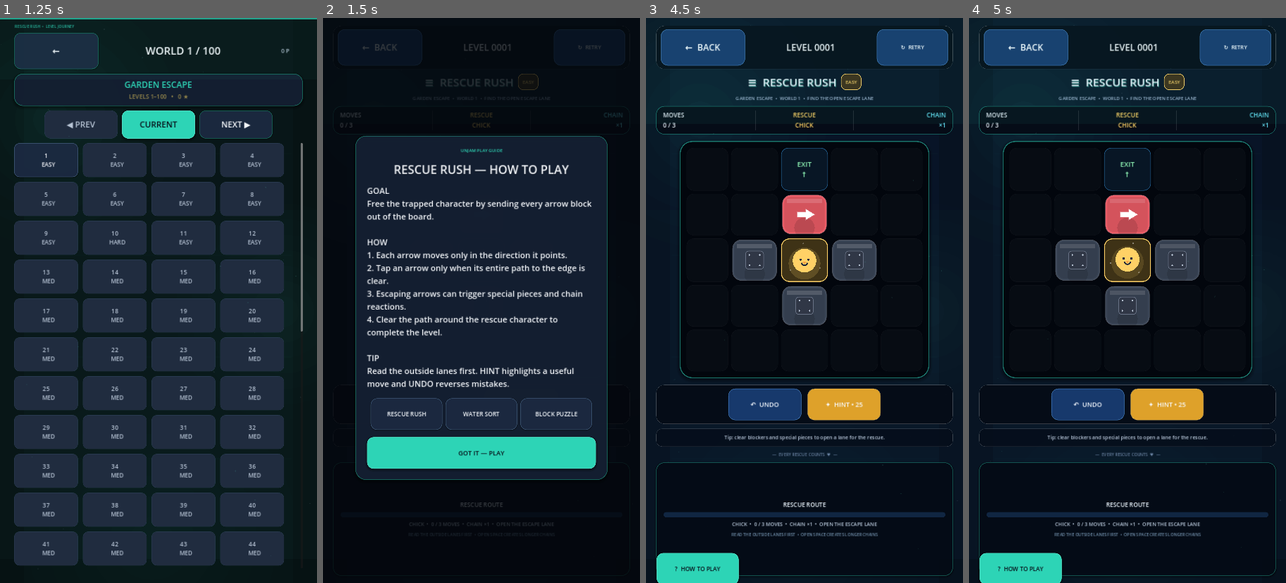
Above: before the commit, frames 1-4 (left to right).
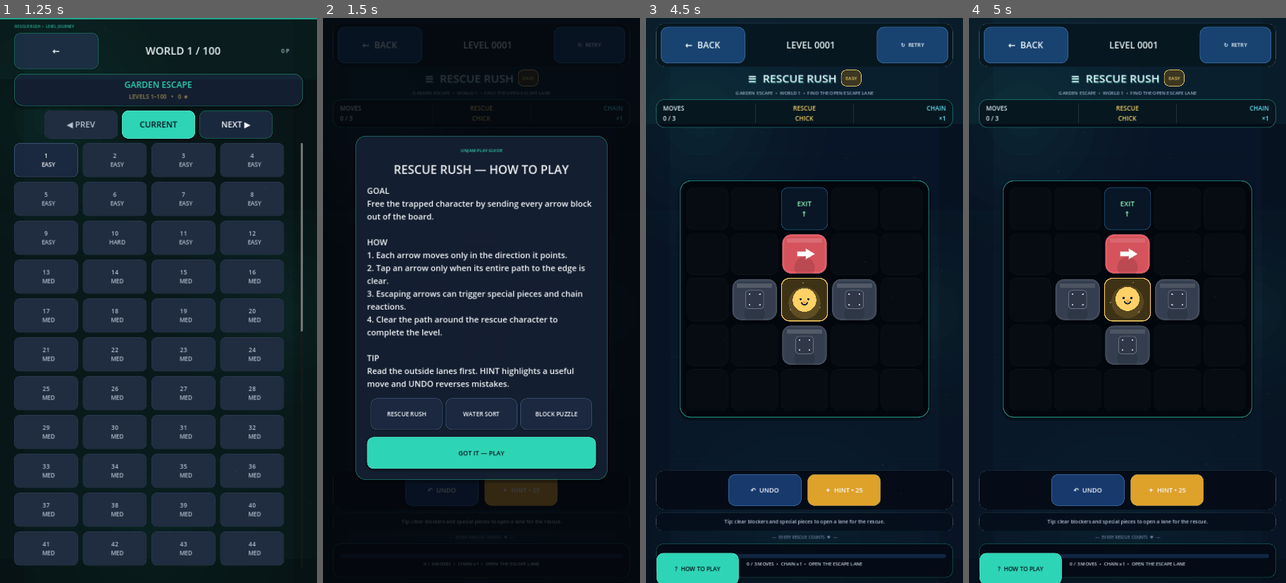
Above: after the commit, the same moments.

Repository: eghosa001/unjam
Game: Godot game, scene res://scenes/Main.tscn
Same seed, same stepped clock (60 frames per second), same inputs: the game is played once before the commit and once after it.
Inputs:
- Up to frame 1 (1.25 s): click "PLAY NOW • LEVEL 1" at 0.5 s
- Up to frame 2 (1.5 s): click "1 EASY" at 1.25 s
- Up to frame 3 (4.5 s): click "↻ RETRY" at 2 s; click "↻ RETRY" at 2.75 s; click "↻ RETRY" at 3.5 s; click "GOT IT — PLAY" at 4.25 s
- Up to frame 4 (5 s): no input

Frame 1 is identical in both runs. In frame 2, 1.7% of the frame differs, in the area x 4-96%, y 1-97%; in frame 3, 23%, in the area x 3-97%, y 1-100%; in frame 4, 23%.

Commit message:
feat: give Rescue Rush the screen to the puzzle

Diff:
--- a/scripts/ui/rescue_layout_polish.gd
+++ b/scripts/ui/rescue_layout_polish.gd
@@ -1,4 +1,6 @@
 extends Node
+
+# GAME_FIRST_RESCUE
 
 var live_label: Label
 var route_bar: ProgressBar
@@ -22,20 +24,20 @@
 	var root_box: VBoxContainer = _find_primary_vbox(game)
 	if root_box != null:
 		root_box.alignment = BoxContainer.ALIGNMENT_BEGIN
-		root_box.add_theme_constant_override("separation", 15)
+		root_box.add_theme_constant_override("separation", 10)
 		var outer := root_box.get_parent() as MarginContainer
 		if outer != null:
-			outer.add_theme_constant_override("margin_top", 26)
-			outer.add_theme_constant_override("margin_bottom", 24)
+			outer.add_theme_constant_override("margin_top", 18)
+			outer.add_theme_constant_override("margin_bottom", 18)
 		_add_live_context(root_box)
 	var board_holder: CenterContainer = _find_board_holder(game)
 	if board_holder != null:
-		board_holder.size_flags_vertical = Control.SIZE_SHRINK_CENTER
-		board_holder.custom_minimum_size = Vector2(0, 820)
+		board_holder.size_flags_vertical = Control.SIZE_EXPAND_FILL
+		board_holder.custom_minimum_size = Vector2(0, 980)
 	var board_panel: PanelContainer = _find_board_panel(game)
 	if board_panel != null:
 		board_panel.size_flags_vertical = Control.SIZE_SHRINK_CENTER
-		board_panel.add_theme_stylebox_override("panel", PremiumDesignSystem.box(Color(0.008, 0.024, 0.052, 0.98), 42, Color(PremiumDesignSystem.accent_for_game("rescue_rush"), 0.52), 3, 12, true))
+		board_panel.add_theme_stylebox_override("panel", PremiumDesignSystem.box(Color(0.008, 0.024, 0.052, 0.98), 36, Color(PremiumDesignSystem.accent_for_game("rescue_rush"), 0.52), 3, 10, true))
 	_update_live_context()
 
 func _add_live_context(root: VBoxContainer) -> void:
@@ -44,44 +46,32 @@
 	var accent := PremiumDesignSystem.accent_for_game("rescue_rush")
 	var deck := PanelContainer.new()
 	deck.name = "RescueRunDeck"
-	deck.custom_minimum_size = Vector2(0, 190)
-	deck.size_flags_vertical = Control.SIZE_EXPAND_FILL
-	deck.add_theme_stylebox_override("panel", PremiumDesignSystem.box(Color(0.018, 0.043, 0.085, 0.94), 28, Color(accent, 0.34), 2, 6, true))
+	deck.custom_minimum_size = Vector2(0, 116)
+	deck.size_flags_vertical = Control.SIZE_SHRINK_CENTER
+	deck.add_theme_stylebox_override("panel", PremiumDesignSystem.box(Color(0.018, 0.043, 0.085, 0.92), 24, Color(accent, 0.30), 2, 4, true))
 	root.add_child(deck)
 	var margin := MarginContainer.new()
-	margin.add_theme_constant_override("margin_left", 24)
-	margin.add_theme_constant_override("margin_right", 24)
-	margin.add_theme_constant_override("margin_top", 16)
-	margin.add_theme_constant_override("margin_bottom", 16)
+	margin.add_theme_constant_override("margin_left", 22)
+	margin.add_theme_constant_override("margin_right", 22)
+	margin.add_theme_constant_override("margin_top", 12)
+	margin.add_theme_constant_override("margin_bottom", 12)
 	deck.add_child(margin)
 	var box := VBoxContainer.new()
 	box.alignment = BoxContainer.ALIGNMENT_CENTER
-	box.add_theme_constant_override("separation", 10)
+	box.add_theme_constant_override("separation", 7)
 	margin.add_child(box)
-	var title := Label.new()
-	title.text = "RESCUE ROUTE"
-	title.horizontal_alignment = HORIZONTAL_ALIGNMENT_CENTER
-	title.add_theme_font_size_override("font_size", 20)
-	title.add_theme_color_override("font_color", Color("eef7ff"))
-	box.add_child(title)
 	route_bar = ProgressBar.new()
 	route_bar.show_percentage = false
-	route_bar.custom_minimum_size = Vector2(760, 18)
-	route_bar.add_theme_stylebox_override("background", PremiumDesignSystem.box(Color("102642"), 9, Color.TRANSPARENT, 0, 0, true))
-	route_bar.add_theme_stylebox_override("fill", PremiumDesignSystem.box(accent, 9, accent.lightened(0.10), 1, 0, true))
+	route_bar.custom_minimum_size = Vector2(720, 14)
+	route_bar.add_theme_stylebox_override("background", PremiumDesignSystem.box(Color("102642"), 7, Color.TRANSPARENT, 0, 0, true))
+	route_bar.add_theme_stylebox_override("fill", PremiumDesignSystem.box(accent, 7, accent.lightened(0.10), 1, 0, true))
 	box.add_child(route_bar)
 	live_label = Label.new()
 	live_label.horizontal_alignment = HORIZONTAL_ALIGNMENT_CENTER
 	live_label.autowrap_mode = TextServer.AUTOWRAP_WORD_SMART
-	live_label.add_theme_font_size_override("font_size", 17)
-	live_label.add_theme_color_override("font_color", Color("b9c9dc"))
+	live_label.add_theme_font_size_override("font_size", 16)
+	live_label.add_theme_color_override("font_color", Color("c7d5e5"))
 	box.add_child(live_label)
-	var tip := Label.new()
-	tip.text = "READ THE OUTSIDE LANES FIRST  •  OPEN SPACE CREATES LONGER CHAINS"
-	tip.horizontal_alignment = HORIZONTAL_ALIGNMENT_CENTER
-	tip.add_theme_font_size_override("font_size", 14)
-	tip.add_theme_color_override("font_color", Color("7190ad"))
-	box.add_child(tip)
 
 func _update_live_context() -> void:
 	var game := get_parent()
@@ -91,11 +81,10 @@
 	var moves := int(game.get("moves")) if game.get("moves") != null else 0
 	var chain_count := int(game.get("chain_count")) if game.get("chain_count") != null else 0
 	var rescued := bool(game.get("rescued")) if game.get("rescued") != null else false
-	var rescue_id := String(game.get("rescue_id")) if game.get("rescue_id") != null else "friend"
 	route_bar.max_value = maxf(1.0, float(par_moves))
 	route_bar.value = minf(float(moves), float(par_moves))
 	var state := "SAFE" if rescued else "OPEN THE ESCAPE LANE"
-	live_label.text = "%s  •  %d / %d MOVES  •  CHAIN ×%d  •  %s" % [rescue_id.to_upper(), moves, par_moves, maxi(1, chain_count), state]
+	live_label.text = "%d / %d MOVES  •  CHAIN x%d  •  %s" % [moves, par_moves, maxi(1, chain_count), state]
 
 func _find_primary_vbox(root: Node) -> VBoxContainer:
 	for child in root.get_children():
